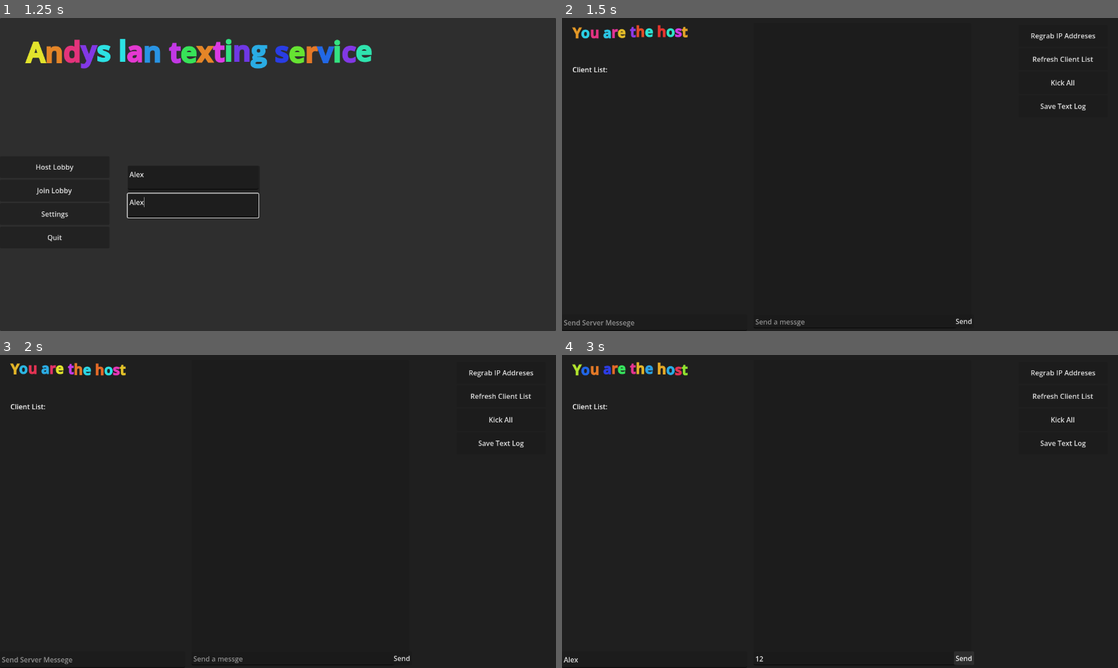
Above: before the commit, frames 1-4 (two rows, left to right).
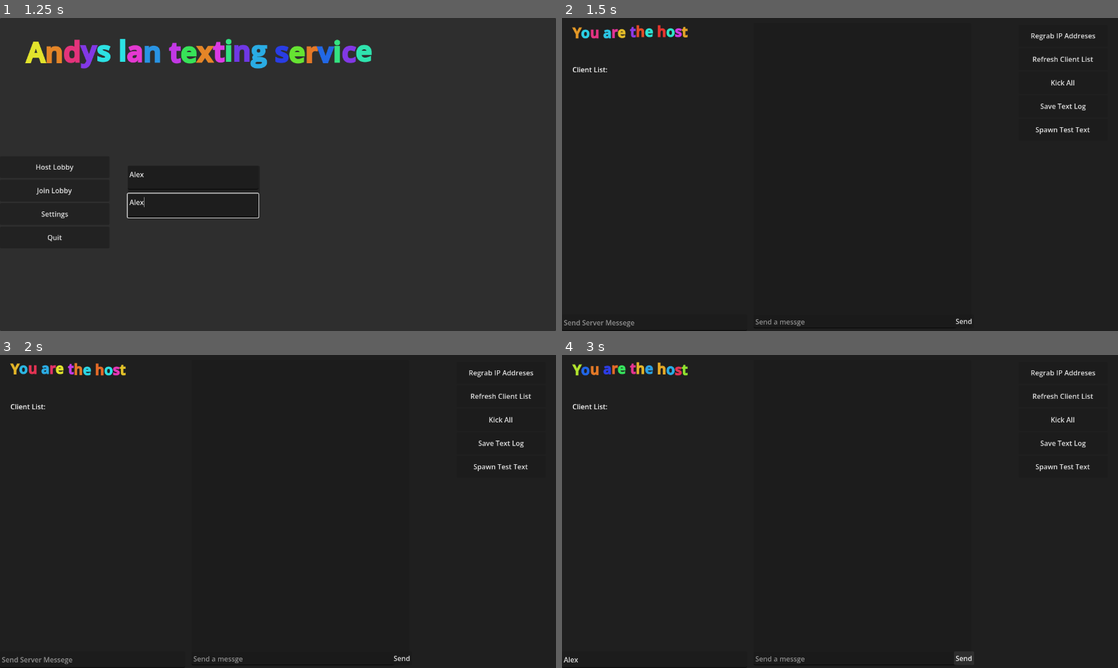
Above: after the commit, the same moments.

Repository: BookiLukie/lan-chat
Game: Godot game, scene res://main_menu.tscn
Same seed, same stepped clock (60 frames per second), same inputs: the game is played once before the commit and once after it.
Inputs (mouse positions are in pixels of both pictures, inside the frame that each line leads up to):
- Up to frame 1 (1.25 s): click (194, 177) at 0.52 s; type "Alex" at 0.6 s; click (194, 205) at 0.75 s; type "Alex" at 0.83 s
- Up to frame 2 (1.5 s): click "Host Lobby" at 1.25 s
- Up to frame 3 (2 s): no input
- Up to frame 4 (3 s): click (656, 658) at 2.02 s; type "Alex" at 2.1 s; click (856, 658) at 2.25 s; type "12" at 2.33 s; click "Send" at 2.75 s

Frame 1 is identical in both runs. In frame 2, less than 0.1% of the frame differs, in the area x 85-95%, y 34-38%; in frame 3, less than 0.1%; in frame 4, 0.2%, in the area x 34-95%, y 34-99%.

Commit message:
working on message system

Diff:
--- a/host_ui.tscn
+++ b/host_ui.tscn
@@ -87,6 +87,11 @@
 layout_mode = 2
 text = "Save Text Log"
 
+[node name="SpawnTestText" type="Button" parent="VBoxContainer" unique_id=193171496]
+custom_minimum_size = Vector2(0, 50)
+layout_mode = 2
+text = "Spawn Test Text"
+
 [node name="TextUI" parent="." unique_id=2119366142 instance=ExtResource("2_75ep8")]
 layout_mode = 1
 offset_left = 441.0
@@ -95,3 +100,4 @@
 offset_bottom = -6.0
 
 [connection signal="text_submitted" from="TextEdit" to="." method="_on_server_message_text_submitted"]
+[connection signal="pressed" from="VBoxContainer/SpawnTestText" to="." method="_on_spawn_test_text_pressed"]
--- a/script/Global.gd
+++ b/script/Global.gd
@@ -1,10 +1,12 @@
 extends Node
-signal server_message_received(message_text)
+
 var host_ip
 var current_client = {
 	"user" : "none",
 	"role" : "none"
 	}
+signal server_message_received(message_text)
+signal message_received(message_text, data_type)
 ## WE USE GLOBAL SCRIPT TO RECIVE AND SEND DATA AND SIGNALS
 ## WE CALL GLOBAL.RPC("FUNCTION_NAME", FUCNTION ARGS) TO SEND SIGNALS TO ALL LOCATION
 enum actions {
@@ -21,6 +23,10 @@
 	# Check for the Lobby label
 	server_message_received.emit(text)
 	print("DEBUG: Signal 'server_message_received' was emitted.")
+@rpc("any_peer","call_local")
+func new_message(text,data_type = "string"):
+	print("received message")
+	message_received.emit(text,data_type)
 
 @rpc("any_peer")
 func updateclientlist(client,info):
--- a/script/MultiplayHandler.gd
+++ b/script/MultiplayHandler.gd
@@ -4,7 +4,7 @@
 const PORT : int = 9999
 const MAX_CLIENTS = 32
 
-var client = {}
+var clients = {}
 
 var client_info = {
 	"name": "Name",
@@ -31,7 +31,7 @@
 		return error
 	multiplayer.multiplayer_peer = peer
 
-	client[1] = client_info
+	clients[1] = client_info
 	client_connected.emit(1, client_info)
 
 func join_lobby(address : String = ""):
@@ -47,7 +47,7 @@
 
 func remove_multiplayer_peer():
 	multiplayer.multiplayer_peer = OfflineMultiplayerPeer.new()
-	client.clear()
+	clients.clear()
 
 # When the server decides to start the game from a UI scene,
 # do Lobby.load_game.rpc(filepath)
@@ -61,7 +61,7 @@
 func player_loaded():
 	if multiplayer.is_server():
 		clients_loaded += 1
-		if clients_loaded == client.size():
+		if clients_loaded == clients.size():
 			$/root/Game.start_game()
 			clients_loaded = 0
 
@@ -73,17 +73,17 @@
 @rpc("any_peer", "reliable")
 func _register_client(new_client_info):
 	var new_client_id = multiplayer.get_remote_sender_id()
-	client[new_client_id] = new_client_info
+	clients[new_client_id] = new_client_info
 	client_connected.emit(new_client_id, new_client_info)
 	Global.rpc("updateplayerlist",new_client_id, new_client_info)
 
 func _on_client_disconnected(id):
-	client.erase(id)
+	clients.erase(id)
 	client_disconnected.emit(id)
 
 func _on_connected_ok():
 	var peer_id = multiplayer.get_unique_id()
-	client[peer_id] = client_info
+	clients[peer_id] = client_info
 	client_connected.emit(peer_id, client_info)
 	print("YEYEYYEYEYYE")
 
@@ -93,5 +93,5 @@
 
 func _on_server_disconnected():
 	remove_multiplayer_peer()
-	client.clear()
+	clients.clear()
 	server_disconnected.emit()
--- a/script/hostUI.gd
+++ b/script/hostUI.gd
@@ -36,3 +36,7 @@
 @rpc("authority")
 func _on_server_message_text_submitted(new_text: String) -> void:
 	Global.rpc("tell_clients",new_text)
+
+
+func _on_spawn_test_text_pressed() -> void:
+	Global.rpc("new_message",)
--- a/script/text_ui.gd
+++ b/script/text_ui.gd
@@ -7,19 +7,7 @@
 
 func _ready() -> void:
 	# 1. Connect to Global's signal to listen for incoming messages from any peer or the host[cite: 1]
-	Global.server_message_received.connect(_on_server_message_received)
-
-	# 2. Connect UI interaction signals
-	if send_button:
-		send_button.pressed.connect(_on_send_pressed)
-	if message_input:
-		message_input.text_submitted.connect(_on_text_submitted)
-
-func _on_send_pressed() -> void:
-	send_message()
-
-func _on_text_submitted(_text: String) -> void:
-	send_message()
+	Global.message_received.connect(_on_message_received)
 
 ## Sends the message to all clients and the host via the Global script RPC[cite: 1]
 func send_message() -> void:
@@ -45,7 +33,7 @@
 	message_input.clear()
 
 ## Receives broadcasted messages from Global, instantiates the msg class, and populates data[cite: 1, 6]
-func _on_server_message_received(message_text: String) -> void:
+func _on_message_received(message_text: String) -> void:
 	# Split payload back into username and message text
 	var parts = message_text.split("|||", true, 1)
 	var username = "System"
@@ -69,3 +57,11 @@
 		var scroll = $ScrollContainer as ScrollContainer
 		if scroll:
 			scroll.scroll_vertical = int(scroll.get_v_scroll_bar().max_value)
+
+
+func _on_line_edit_text_submitted(new_text: String) -> void:
+	send_message()
+
+
+func _on_button_pressed() -> void:
+	send_message()
--- a/text_ui.tscn
+++ b/text_ui.tscn
@@ -52,3 +52,6 @@
 grow_horizontal = 2
 grow_vertical = 2
 text = "Send"
+
+[connection signal="text_submitted" from="LineEdit" to="." method="_on_line_edit_text_submitted"]
+[connection signal="pressed" from="Button" to="." method="_on_button_pressed"]
